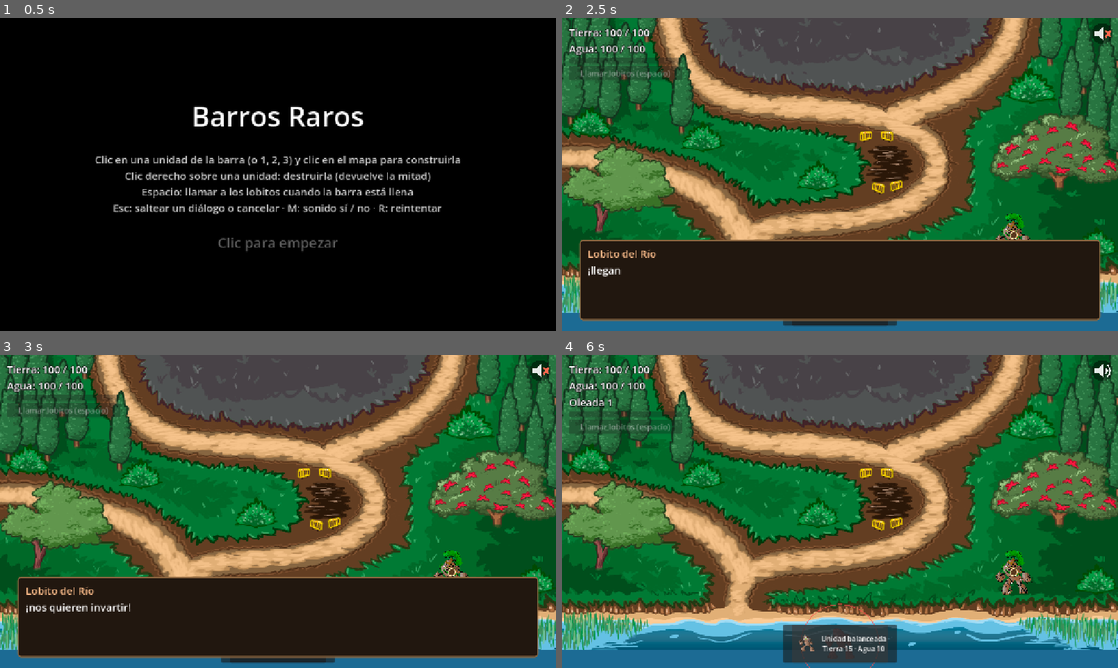
Above: before the commit, frames 1-4 (two rows, left to right).
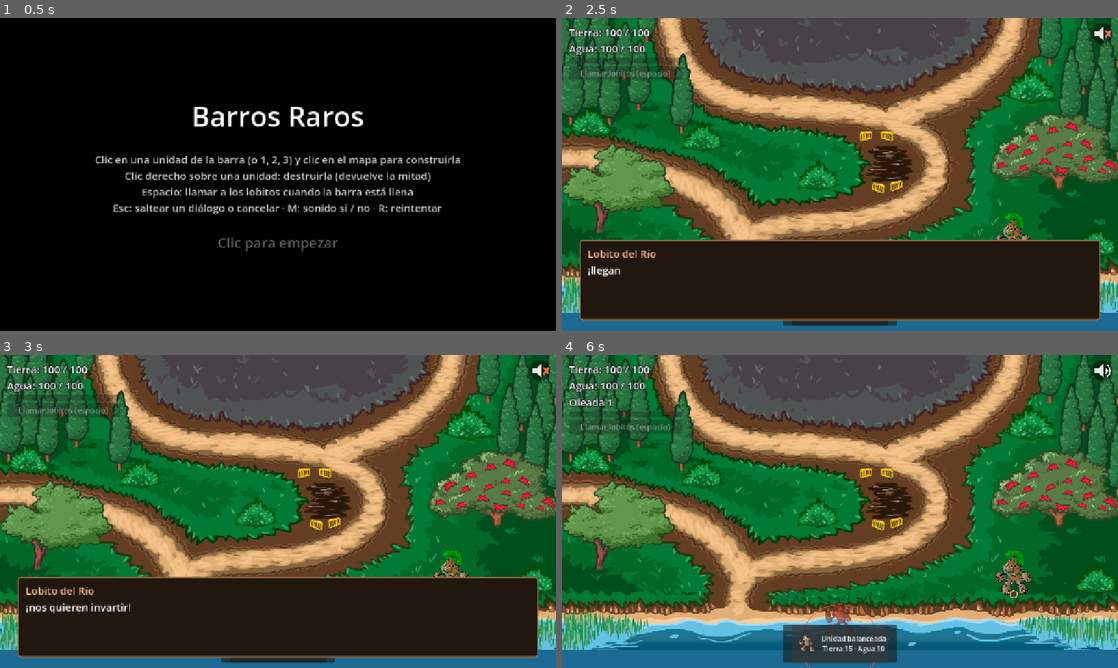
Above: after the commit, the same moments.

Repository: iagoziploc/barros-raros
Game: Godot game, scene res://levels/level_01/level_01.tscn
The game is run twice, just before and just after one commit, with the same random seed, the same clock (stepped at 60 frames per second) and the same inputs. Sound files missing from this copy of the repository are replaced by a short silence.
Inputs (mouse positions are in pixels of both pictures, inside the frame that each line leads up to):
- Up to frame 1 (0.5 s): no input
- Up to frame 2 (2.5 s): tap Enter (ui_accept) at 0.5, 0.77, 2.27 s; move the mouse to (962, 158) at 0.52 s; tap R at 0.6 s; click (962, 158) at 0.67 s; click (1101, 33) at 1.25 s; move the mouse to (728, 190) at 2.02 s; tap M at 2.1 s; click (728, 190) at 2.17 s
- Up to frame 3 (3 s): tap Enter (ui_accept) at 2.75 s; move the mouse to (333, 442) at 2.77 s; tap Space at 2.85 s; click (333, 442) at 2.92 s
- Up to frame 4 (6 s): tap Enter (ui_accept) at 3.5, 3.77, 4.25, 4.52, 5, 5.27 s; move the mouse to (812, 574) at 3.52 s; tap 1 at 3.6 s; click (812, 574) at 3.67 s; move the mouse to (1006, 558) at 4.27 s; tap R at 4.35 s; click (1006, 558) at 4.42 s; move the mouse to (673, 464) at 5.02 s; tap M at 5.1 s; click (673, 464) at 5.17 s; click "Unidad balanceada Tierra 15 ·…" at 5.75 s

Frame 1 is identical in both runs. In frame 2, less than 0.1% of the frame differs, in the area x 78-85%, y 62-71%; in frame 3, less than 0.1%; in frame 4, 0.3%, in the area x 47-85%, y 62-87%.

Commit message:
Pivot en los pies y profundidad con Y-sort
- Unidades, fantasma, enemigos, Cara de Barro y árboles: la posición es la base (los pies),
  el dibujo se corre hacia arriba con offset. UnitData.foot_offset ajusta imágenes con
  espacio transparente abajo.
- Y-sort en el nivel, Units y las rutas: lo que está más abajo en pantalla se dibuja delante.
  El mapa y el fondo quedan en z negativo, siempre detrás.
- El terrón del mortero sale del cuerpo (Unit.body_position()), no de los pies.

Co-Authored-By: Claude Opus 5.5 <noreply@anthropic.com>

Diff:
--- a/data/enemies/tecnologico.tres
+++ b/data/enemies/tecnologico.tres
@@ -9,6 +9,7 @@
 speed = 50.0
 max_health = 20
 armor = 3
+sink_time_multiplier = 2.0
 earth_stolen = 5
 earth_steal_duration = 1.0
 water_stolen = 8
@@ -16,4 +17,3 @@
 death_sound = ExtResource("s_grito")
 dig_sound = ExtResource("s_pala")
 placeholder_color = Color(0.45, 0.62, 0.55, 1)
-sink_time_multiplier = 2.0
--- a/entities/enemies/enemy.gd
+++ b/entities/enemies/enemy.gd
@@ -128,6 +128,8 @@
 	if data.texture:
 		_sprite.texture = data.texture
 		_sprite.scale = Vector2.ONE * data.sprite_scale
+		# Igual que las unidades: la posición sobre el camino son sus pies.
+		_sprite.offset = Vector2(0, -data.texture.get_height() / 2.0)
 		_placeholder.hide()
 	else:
 		_sprite.hide()
--- a/entities/enemies/enemy.tscn
+++ b/entities/enemies/enemy.tscn
@@ -13,9 +13,9 @@
 
 [node name="Placeholder" type="ColorRect" parent="."]
 offset_left = -14.0
-offset_top = -14.0
+offset_top = -28.0
 offset_right = 14.0
-offset_bottom = 14.0
+offset_bottom = 0.0
 mouse_filter = 2
 
 [node name="Sprite" type="Sprite2D" parent="."]
--- a/entities/units/mortar_unit.gd
+++ b/entities/units/mortar_unit.gd
@@ -15,7 +15,7 @@
 	var shot := MudShot.new()
 	add_child(shot)
 	shot.landed.connect(_on_shot_landed.bind(_hit_damage(index)))
-	shot.launch(global_position, landing, data.projectile_flight_time,
+	shot.launch(body_position(), landing, data.projectile_flight_time,
 			data.projectile_arc_height, data.projectile_texture)
 
 
--- a/entities/units/unit.gd
+++ b/entities/units/unit.gd
@@ -52,6 +52,8 @@
 func _ready() -> void:
 	_sprite.sprite_frames = _make_sprite_frames()
 	_sprite.scale = Vector2.ONE * data.sprite_scale
+	# El dibujo sube para que la posición de la unidad sean sus pies (ver UnitData.feet_offset).
+	_sprite.offset = data.feet_offset()
 	_sprite.animation_finished.connect(_on_sprite_animation_finished)
 	_sprite.frame_changed.connect(_on_sprite_frame_changed)
 	_sprite.play("idle")
@@ -182,6 +184,12 @@
 		_show_debug_hit(target.global_position)
 
 
+## El centro del cuerpo en coordenadas del mundo (la posición de la unidad son sus pies).
+## De ahí sale, por ejemplo, el terrón del mortero.
+func body_position() -> Vector2:
+	return global_position + data.feet_offset() * data.sprite_scale
+
+
 ## Daño del golpe número `index`, con los modificadores. Siempre al menos 1.
 func _hit_damage(index: int) -> int:
 	var base_damage: int = data.hit_damages[index]
--- a/entities/units/unit.tscn
+++ b/entities/units/unit.tscn
@@ -30,9 +30,9 @@
 [node name="BuildProgress" type="ProgressBar" parent="." unique_id=649680420]
 visible = false
 offset_left = -30.0
-offset_top = 40.0
+offset_top = 8.0
 offset_right = 30.0
-offset_bottom = 48.0
+offset_bottom = 16.0
 mouse_filter = 2
 max_value = 1.0
 show_percentage = false
--- a/entities/units/unit_data.gd
+++ b/entities/units/unit_data.gd
@@ -59,6 +59,9 @@
 ## Imagen fija, para unidades sin animaciones.
 @export var texture: Texture2D
 @export var sprite_scale := 0.12
+## La unidad se apoya en el borde de abajo de su imagen (sus pies). Si la imagen tiene
+## espacio transparente debajo de los pies, poné acá cuántos píxeles (de la imagen original).
+@export var foot_offset := 0.0
 ## Se reproduce al terminar de construirse. Puede quedar vacío.
 @export var spawn_sound: AudioStream
 ## Se reproduce en cada golpe que conecta. Puede quedar vacío.
@@ -75,6 +78,15 @@
 @export_range(0.0, 0.5, 0.01) var pitch_variation := 0.2
 
 
+## Corrimiento del dibujo para que el punto de la unidad quede en sus pies y no en el centro:
+## la imagen sube la mitad de su alto (menos `foot_offset`). En píxeles de la imagen original.
+func feet_offset() -> Vector2:
+	var icon := get_icon()
+	if icon == null:
+		return Vector2.ZERO
+	return Vector2(0, -icon.get_height() / 2.0 + foot_offset)
+
+
 ## Imagen que representa a la unidad en el fantasma y en la barra:
 ## el primer cuadro de "idle" si hay animaciones, o `texture` si no.
 func get_icon() -> Texture2D:
--- a/levels/level_01/level_01.tscn
+++ b/levels/level_01/level_01.tscn
@@ -79,6 +79,7 @@
 size = Vector2(70, 95)
 
 [node name="Level01" type="Node2D" unique_id=734465246]
+y_sort_enabled = true
 script = ExtResource("1_71kry")
 intro = ExtResource("11_intro")
 wave_dialogues = Array[ExtResource("10_dialogue")]([ExtResource("12_wave_01_dialogue")])
@@ -86,12 +87,14 @@
 ending = ExtResource("13_ending")
 
 [node name="Background" type="ColorRect" parent="." unique_id=1878776281]
+z_index = -2
 offset_right = 1280.0
 offset_bottom = 720.0
 mouse_filter = 2
 color = Color(0.11, 0.42, 0.58, 1)
 
 [node name="Mapa" type="Sprite2D" parent="." unique_id=54913331]
+z_index = -1
 position = Vector2(641, 340)
 texture = ExtResource("16_7sc7i")
 
@@ -116,26 +119,32 @@
 curve = SubResource("Curve2D_LeftEntry")
 
 [node name="Routes" type="Node2D" parent="." unique_id=1429261149]
+y_sort_enabled = true
 
 [node name="TopLeft" type="Path2D" parent="Routes" unique_id=975832489 node_paths=PackedStringArray("segments", "dig_route")]
+y_sort_enabled = true
 script = ExtResource("20_route")
 segments = [NodePath("../../RouteSegments/TopLeftEntry"), NodePath("../../RouteSegments/UpperTrunk"), NodePath("../../RouteSegments/LowerTrunk")]
 dig_route = NodePath("../TopLeftDig")
 
 [node name="TopLeftDig" type="Path2D" parent="Routes" unique_id=1631970004 node_paths=PackedStringArray("segments")]
+y_sort_enabled = true
 script = ExtResource("20_route")
 segments = [NodePath("../../RouteSegments/TopLeftEntry"), NodePath("../../RouteSegments/UpperTrunk"), NodePath("../../RouteSegments/DigDetour"), NodePath("../../RouteSegments/LowerTrunk")]
 
 [node name="TopRight" type="Path2D" parent="Routes" unique_id=1781097505 node_paths=PackedStringArray("segments", "dig_route")]
+y_sort_enabled = true
 script = ExtResource("20_route")
 segments = [NodePath("../../RouteSegments/TopRightEntry"), NodePath("../../RouteSegments/UpperTrunk"), NodePath("../../RouteSegments/LowerTrunk")]
 dig_route = NodePath("../TopRightDig")
 
 [node name="TopRightDig" type="Path2D" parent="Routes" unique_id=934475491 node_paths=PackedStringArray("segments")]
+y_sort_enabled = true
 script = ExtResource("20_route")
 segments = [NodePath("../../RouteSegments/TopRightEntry"), NodePath("../../RouteSegments/UpperTrunk"), NodePath("../../RouteSegments/DigDetour"), NodePath("../../RouteSegments/LowerTrunk")]
 
 [node name="Left" type="Path2D" parent="Routes" unique_id=144829742 node_paths=PackedStringArray("segments")]
+y_sort_enabled = true
 script = ExtResource("20_route")
 segments = [NodePath("../../RouteSegments/LeftEntry")]
 
@@ -194,11 +203,13 @@
 
 [node name="Protagonist" type="Sprite2D" parent="." unique_id=171622576]
 z_index = 1
-position = Vector2(1040, 500)
+position = Vector2(1040, 551)
+offset = Vector2(0, -512.5)
 scale = Vector2(0.1, 0.1)
 texture = ExtResource("23_protagonist")
 
 [node name="NoBuild" type="Area2D" parent="Protagonist" unique_id=2026075978 groups=["no_build"]]
+position = Vector2(0, -512.5)
 scale = Vector2(10, 10)
 collision_mask = 0
 monitoring = false
@@ -221,6 +232,7 @@
 entrances = [NodePath("../Routes/TopLeft"), NodePath("../Routes/TopRight"), NodePath("../Routes/Left")]
 
 [node name="Units" type="Node2D" parent="." unique_id=1957256721]
+y_sort_enabled = true
 
 [node name="UnitPlacer" parent="." unique_id=946285816 node_paths=PackedStringArray("container", "routes") instance=ExtResource("7_placer")]
 container = NodePath("../Units")
@@ -236,12 +248,14 @@
 
 [node name="Roble" type="Sprite2D" parent="." unique_id=231492465]
 z_index = 1
-position = Vector2(132, 392)
+position = Vector2(132, 496)
+offset = Vector2(0, -104)
 texture = ExtResource("17_anxy3")
 
 [node name="Arbol" type="Sprite2D" parent="." unique_id=1314073722]
 z_index = 1
-position = Vector2(276, 176)
+position = Vector2(276, 271.5)
+offset = Vector2(0, -95.5)
 texture = ExtResource("18_t0q2h")
 
 [node name="StartScreen" parent="." unique_id=377896432 instance=ExtResource("21_start_screen")]
--- a/systems/building/unit_placer.gd
+++ b/systems/building/unit_placer.gd
@@ -93,6 +93,7 @@
 	_selected = data
 	_ghost.texture = data.get_icon()
 	_ghost.scale = Vector2.ONE * data.sprite_scale
+	_ghost.offset = data.feet_offset()  # Igual que la unidad: el mouse marca dónde van los pies.
 	_ghost.show()
 	if show_build_map:
 		_update_build_map()
Not shown: 1 places in data/units/tierra.tres that only renumber resources
